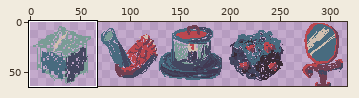
One commit to this pixel-art file: src/assets/art/package_details.aseprite. The picture above shows the old version from afar; the outline marks the close-up.
Close-up. Old version:
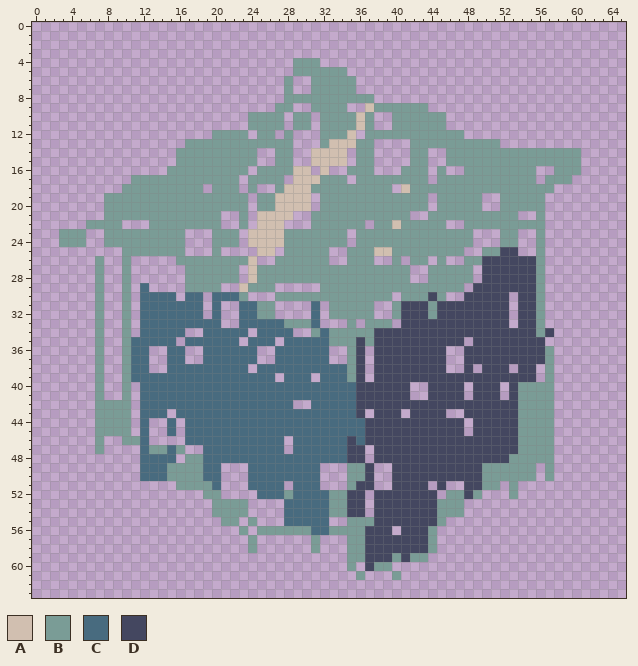
320x64 pixels, 1 frame. Shown: x 0..65, y 0..63. The wide view leaves out empty margins.
Palette (. is transparent): A #d1bfb0  B #7a9c96  C #486b7f  D #444760
Pixels before (only the part around the change), first column x 0:
 0 ..................................................................
 1 ..................................................................
 2 ..................................................................
 3 ..................................................................
 4 .............................BBB..................................
 5 .............................BBBBBB...............................
 6 ............................B..BBBBB..............................
 7 ............................B..BBBBB..............................
 8 ............................BBBBBBBBBB............................
 9 ...........................BB..BBBB..ABBBBBB......................
10 ........................BBBB.BB.BBBBAB..BBBBBB....................
11 ........................BBBB.BB.BBBBAB..BBBBBB....................
12 ....................BBBB.BB.B...BBBA.BBBBBBBBBBB..................
13 .................BBBBBBBBBBBB...BAAABB....BBBBBBBBBB..............
14 ................BBBBBBBBB..BB..AAAA.BB....BB..BBBBBBBBBBBBBBB.....
15 ................BBBBBBBBB..BB..AAAA.BB....BB..BBBBBBBBBBBBBBB.....
16 ...............BBBBBBBBB.BBBBAA.A..BBB...BBB.B..BBBBBBBB..BBB.....
17 ...........BBBBBBBBBBBB.BBBB.AAABBB.BBBBBBBB.BBBBBBBBBBB.BBB......
18 ..........BBBBBBBBB.BBB.B..BAAABBBBBBBBB.ABBBBBBBBBBBBBBBB........
19 ........BBBBBBBBBBBBBBBB.BBAAAA.BBBBBBBBBBBB.BBBBB..BBBBB.........
20 ........BBBBBBBBBBBBBBBB.BBAAAA.BBBBBBBBBBBB.BBBBB..BBBBB.........
21 ........BBBBBBBBBBBBB..B.AAAA..BBBBBBBBBBB..BBBBBBBBBB..B.........
22 ......BBBB...BBBBBBBB..B.AAA...BBBBBB.BBABBBBB..BBBBBBBBB.........
23 ...BBB..BBBBBBBBB...BBB.AAAABBBBBBB.BBBBBBBBBBBBB...BB..B.........
24 ...BBB..BBBBBBBBB...BBB.AAAABBBBBBB.BBBBBBBBBBBBB...BB..B.........
25 ..........BBBBBBB...B....AA.BBBBB..BBBAABBBBBBBB..BBDD..B.........
26 .......B..B.....BBBBBBBBA..BBBBBB..BBB..B.BB.B..BBDDDDDDB.........
27 .......B..B......BBBBBB.ABBBBBBBBBBBBBBBBB..BBBBB.DDDDDDB.........
28 .......B..B......BBBBBB.ABBBBBBBBBBBBBBBBB..BBBBB.DDDDDDB.........
29 .......B..B.C....BBBB..ABBB.....BBBBBBBBBBBBBBBB.DDDDDDDB.........
30 .......B..B.CCCC.CC.CCCB...BBBBBBBBBBBBB.BBBDB..DDDDD.DDB.........
31 .......B..B.CCCCCCC.C..CCBB....C.BBBBB..BDDDBDDDDDDDD.DDB.........
32 .......B..B.CCCCCCC.C..CCBB....C.BBBBB..BDDDBDDDDDDDD.DDB.........
33 .......B..B.CCCCCCCCC..CCCCCBBBC...B.BBB.DDDDDDDDDDDD.DDB.........
34 .......B..B.CCCCC..CCCCC.CCCC..BCBBBBBDDDDDDDDDDDDDDDDDDBD........
35 .......B..BCCCCC.CCCCCC.CCC.CCCCCBBBDBDDDDDDDDDD.DDDDDDDD.........
36 .......B..BCC..CC..CCCCCC..CCCCCC..BD.DDDDDDDD..DDDDDDDDDB........
37 .......B..BCC..CC..CCCCCC..CCCCCC..BD.DDDDDDDD..DDDDDDDDDB........
38 .......B..BCC..CCCCCCCCC.CCCCCCCCCCBD.DDDDDDDD..D.DDD.DD.B........
39 .......B..BCCCCCCCCCCCCCCCC.CCC.CCCBD.DDDDDDDDDDDDDDDDDD.B........
40 .......B..B.CCCCCCCCCCCCCCCCCCCCCCCCDDDDDD..DDDD.DDD.DBBBB........
41 .......B..B.CCCCCCCCCCCCCCCCCCCCCCCCDDDDDD..DDDD.DDD.DBBBB........
42 .......BBBB.CCCCCCCCCCCCCCCCC..CCCCCDDDDDDDDDDDDDDDDDDBBBB........
43 .......BBBB.CCC.CCCCCCCCCCCCCCCCCCCCD.DDD.DDDD..DDDDDDBBBB........
44 .......BBBB.C..C.CCCCCCCCCCCCCCCCCCCCDDDDDDDDDDD.DDDDDBBBB........
45 .......BBBB.C..C.CCCCCCCCCCCCCCCCCCCCDDDDDDDDDDD.DDDDDBBBB........
46 .......B..BBC....CCCCCCCCCCC.CCCCCCDCDDDDDDDDDDDDDDDDDBBBB........
47 .......B....CBBCB..CCCCCCCCC.CCCCCCDD.DDDDDDDDDDDDDDDDBBBB........
48 ............CCCC.BBCCCCCCCCCCCCCCCCDD.DDDDDDDDDDDDDDDBBBBB........
49 ............CCCBBBBCC...CCCCCCCC...BBD..DDDDDDDDDDBBBBBB.B........
50 ............CCCBBBBCC...CCCCCCCC...BBD..DDDDDDDDDDBBBBBB.B........
51 ................BBBBC...CCCC.CCC...BDD..DDDD.D..DDBB.B............
52 ...................BB....CCCBCCCCBBDD.DDDDDDD.BBDB...B............
53 ....................BBBB....CCCCCBBDD.DDDDDDDBBB..................
54 ....................BBBB....CCCCCBBDD.DDDDDDDBBB..................
55 .....................BB.B...CCCCC..BBBDDDDDDDB....................
56 .......................B.BBBBBBCCBBBBDDD.DDDB.....................
57 ........................B......B...BBDDDDDDDB.....................
58 ........................B......B...BBDDDDDDDB.....................
59 ...................................BBDDDBDBB......................
60 ...................................B.DBB..........................
61 ....................................B...B.........................
62 ..................................................................
63 ..................................................................
And afterwards:
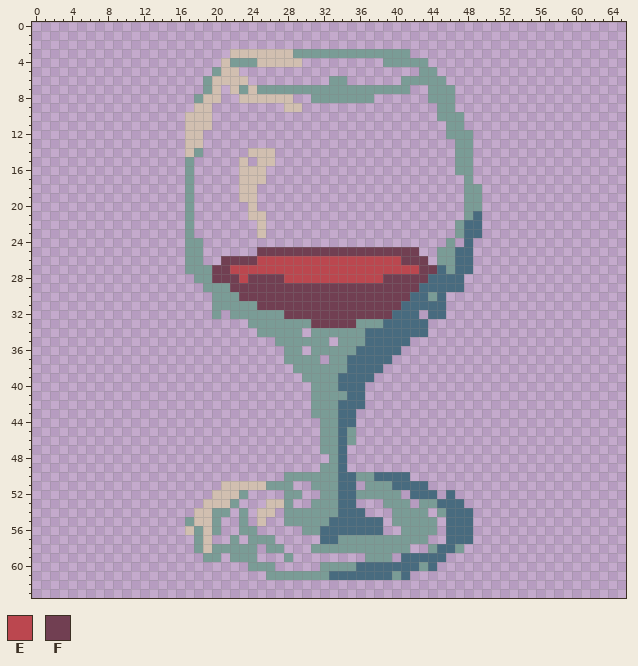
Colours new in this view: E #bb474f  F #713f52
From the commit log: new concept for glass art
Change:
Changed rows in their new state; - is an unchanged pixel.
first column x 3:
 3 -------------------AAAAAAABBBBBBBBBBBBB-------------------
 4 ------------------ABBBAAAAA..-------BBBBB-----------------
 5 -----------------BAA------......--------BB----------------
 6 ----------------BAAAA----.--..--.-----BBBBB---------------
 7 ----------------BA-ABABBB-BB-----BBBBBB--BBB--------------
 8 ---------------BAA--AAAAAA..-------------BBB--------------
 9 ---------------AA-------.AA-....--.......-BB--------------
10 --------------AAA----....-..-......--.....-BB-------------
11 --------------AAA----....-..-......--......BB-------------
12 --------------AA-....-..-.---....-.........--B------------
13 --------------AA..........---......----.....--...---------
14 -------------.A-.....AAA..--....-..----..--.--............
15 -------------.-.....A.AA..--....-..----..--.--............
16 ------------..-.....AAA.....-.--...---...-.-B-.......--...
17 --------......-.....AAA..-......-........-...-.......-...-
18 -------.......-.-...AA--.............-.......--........---
19 -----.........-.....AA......-............-...----.....----
20 -----.........-......A......-............-...----.....----
21 -----.........-...--.A-...--...........--....-C....--.----
22 ---....---....-...--.--..---......-........-BCC.......----
23 ...--.........B--...-.-.........-...........-CC--..--.----
24 ...--.........BB-...-...........-..........-.C---..--.----
25 -------.......BB-.----FFFFFFFFFFFFFFFFFF..--CC-....--.----
26 ----.--.-----.--..FFFFEEEEEEEEEEEEEEEEFFF--BCC........----
27 ----.--.---------FFEEEEEEEEEEEEEEEEEEEEEFFC-CC-.......----
28 ----.--.------.--FFFEFFFFEEEEEEEEEEEFFFFFCCCC.-.......----
29 ----.--.-.----..--BFFFFFFFFFFFFFFFFFFFFFCCCCC-........----
30 ----.--.-....-..-BBBFFFFFFFFFFFFFFFFFFFCCBC--.....-...----
31 ----.--.-.......-BBBBBFFFFFFFFFFFFFFFFCCCCC.......-...----
32 ----.--.-.......-B-BBB--BFFFFFFFFFFFFCCC.CC.......-...----
33 ----.--.-.........--.BBBB---FFFFFB--CCCCC.........-...----
34 ----.--.-.....--.....-BBBBB--B----CCCCCCC..............---
35 ----.--......-......-...BBBBBB.--BCCCCC......-........----
36 ----.--...--..--......--.BB.BBBB-CCCCC.....--..........---
37 ----.--...--..--......--.BBBB.BBCCCCC......--..........---
38 ----.--...--.........-....BBBBBBCCCC.......--.-...-..-.---
39 ----.--.................-..BBBB-CCC..................-.---
40 ----.--.-...................BBB--C.....--....-...-.....---
41 ----.--.-...................BBBB-C.....--....-...-.....---
42 ----....-.................--BBB--C.....................---
43 ----....-...-...............BBB--.-...-....--..........---
44 ----....-.--.-...............BB--............-.........---
45 ----....-.--.-...............BB-B............-.........---
46 ----.--...----...........-...BB-B......................---
47 ----.----.....--.........-...BB-..-....................---
48 ---------....-................B-..-....................---
49 ---------.........---........BBC...--................-.---
50 ---------.........---....BBBBBBCC-BCCCC..............-.---
51 -------------.....AAAAABBB..BBBCC.BBBCCCC-.--....-.-------
52 ----------------.AAAB-...-B..B-CCBBBBB.CCC-C...---.-------
53 ----------------AAA-.--AAB..BB-CC.-.BBB.BBCCC-------------
54 ---------------AA--.--AA-BBBBB-CCC-..BBBB.-CCC------------
55 --------------BAAB..B.A--BBBBBCCCCCC.BBBBB.CCC------------
56 --------------ABAB---B.....-B-CCCCCC.-BBB--CCC------------
57 ---------------BA--B--BB----.CCB--BBBBBBB.-CCC------------
58 ---------------BABBBB--BB----BBB--BBBBB..-CCB-------------
59 ----------------BB-BBB---B------..BBB.CCCCC---------------
60 ---------------------BBB-----BBB-CCCCCCCBC----------------
61 -----------------------BBBBBBBCCCCCCC-C-------------------
Boxes around the changes in both close-ups, in picture pixels (x1, y1, x2, y2):
changed: (59, 49, 581, 580)
